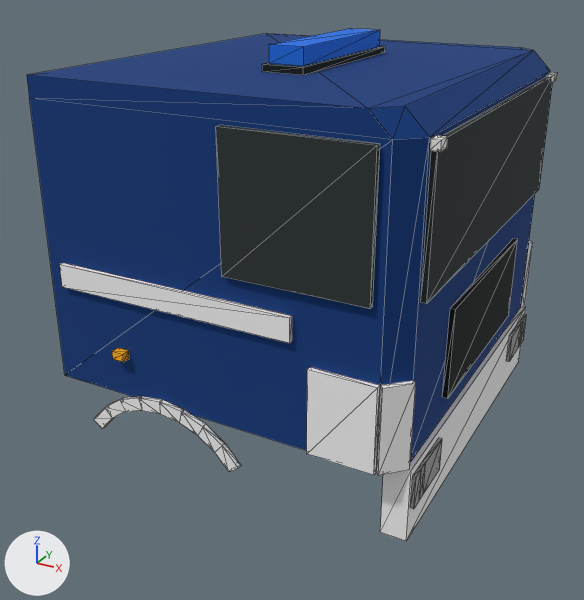
An edit to the glTF model src/render/assets/arocs-1835-ak-cab.glb, drawn before and after from the same camera.
Rendered twice from a 50 mm camera at (6.49, -4.42, 3.53) aimed at (4.17, -0.21, 1.42). Arrows for +X, +Y and +Z are at lower left; the lights stay in place. The older version comes first. Mesh edges are drawn as thin lines. Where no turn or scale is listed for an object, it has been applied to the vertices. Vertices at exactly the same position are counted once.

Before the edit, the objects in view are built like this:
```python
me_cab = bpy.data.meshes.new('cab')
me_cab.from_pydata(...)  # 162 vertices, 344 faces; spans x -0.87..0.87, y -1.0..1.0, z -0.93..0.93
me_cab.materials.append(mat_cab)
me_cab_glass = bpy.data.meshes.new('cab-glass')
me_cab_glass.from_pydata(...)  # a box spanning x 0.48..0.51, y -1.1..1.1, z -0.38..0.38; a box spanning x -0.51..0.3, y -1.28..-1.25, z -0.38..0.38; a box spanning x -0.51..0.3, y 1.25..1.28, z -0.38..0.38
me_cab_glass.materials.append(mat_cab_glass)
me_cab_lens = bpy.data.meshes.new('cab-lens')
me_cab_lens.from_pydata(...)  # 64 vertices, 120 faces; spans x -0.9..0.9, y -1.3..1.3, z -0.96..0.96
me_cab_lens.materials.append(mat_cab_lens)
ob_cab = bpy.data.objects.new('cab', me_cab)
ob_cab.location = (4.265, 0.0, 1.845)
ob_cab.scale = (1.28, 1.28, 1.28)
ob_cab_glass = bpy.data.objects.new('cab-glass', me_cab_glass)
ob_cab_glass.location = (4.87, 0.0, 2.378)
ob_cab_lens = bpy.data.objects.new('cab-lens', me_cab_lens)
ob_cab_lens.location = (4.5, 0.0, 1.81)
```
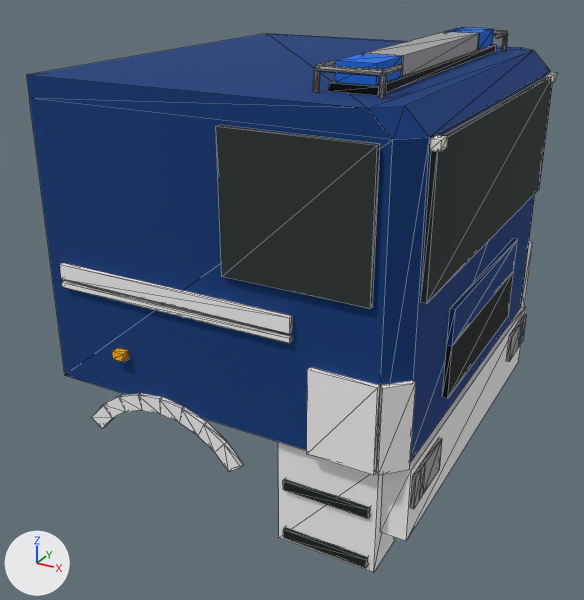
Diff of the bpy script that builds the scene:
```diff
--- a/src/render/assets/arocs-1835-ak-cab.glb.py
+++ b/src/render/assets/arocs-1835-ak-cab.glb.py
@@ me_cab @@
 # used by ob_cab; location = (4.265, 0.0, 1.845); scale = (1.28, 1.28, 1.28)
-me_cab.from_pydata(...)  # 162 vertices, 344 faces; spans x -0.87..0.87, y -1.0..1.0, z -0.93..0.93
+me_cab.from_pydata(...)  # 390 vertices, 768 faces; spans x -0.85..0.85, y -0.98..0.98, z -1.0..1.0
+# me_cab part 1: the loose piece of 42 vertices spanning x -0.87..0.86, y -1.0..1.0, z -0.58..0.82 is scaled about its middle by 0.977, then moved by (0.0, 0.0, 0.09)
+# me_cab part 2: a new loose piece, a box spanning x 0.74..0.85, y -0.88..0.88, z -0.82..-0.48, in mat_cab
+# me_cab part 3: a new loose piece, a box spanning x -0.775..0.37, y -0.977..-0.954, z -0.008..0.015, in mat_cab
+# me_cab part 4: a new loose piece, a box spanning x -0.775..0.37, y -0.977..-0.954, z 0.031..0.099, in mat_cab
+# me_cab part 5: the loose piece of 36 vertices spanning x -0.69..0.12, y -1.0..-0.98, z -0.8..-0.55 is moved by (0.01, 0.02, 0.11)
+# me_cab part 6: a new loose piece, a box spanning x 0.29..0.74, y -0.92..-0.69, z -1.0..-0.48, in mat_cab
+# me_cab part 7: a new loose piece, a box spanning x 0.317..0.706, y -0.939..-0.908, z -0.977..-0.931, in mat_cab
+# me_cab part 8: a new loose piece, a box spanning x 0.317..0.706, y -0.939..-0.908, z -0.725..-0.679, in mat_cab
+# me_cab part 9: a new loose piece, a box spanning x 0.393..0.584, y -0.725..0.725, z 0.893..0.924, in mat_cab
+# me_cab part 10: a new loose piece, a box spanning x 0.408..0.569, y -0.466..0.466, z 0.924..1.0, in mat_cab
+# me_cab part 11: a new loose piece, a box spanning x 0.408..0.569, y -0.71..-0.481, z 0.924..1.0, in mat_cab
+# me_cab part 12: a new loose piece, a box spanning x 0.408..0.569, y 0.481..0.71, z 0.924..1.0, in mat_cab
+# me_cab part 13: the loose piece of 8 vertices spanning x 0.85..0.87, y -0.49..0.49, z -0.47..-0.05 is rebuilt with 12 vertices and now spans x 0.83..0.85, y -0.48..0.48, z -0.37..0.04
+# me_cab part 14: a new loose piece of 68 vertices spanning x 0.35..0.63, y -0.77..-0.61, z 0.89..0.99, in mat_cab
+# me_cab part 15: a new loose piece of 68 vertices spanning x 0.35..0.63, y 0.61..0.77, z 0.89..0.99, in mat_cab
+# me_cab part 16: the loose piece of 8 vertices spanning x -0.05..0.11, y -0.4..0.4, z 0.86..0.93 is deleted
+# me_cab part 17: the loose piece of 8 vertices spanning x -0.07..0.13, y -0.43..0.43, z 0.82..0.86 is deleted
+# me_cab part 18: 8 vertices removed from x 0.75..0.87, y -0.9..0.9, z -0.93..-0.58; 8 vertices added at x 0.58..0.84, y -0.61..0.61, z -0.92..-0.82
+# other edits to the shape of me_cab do not show in these pictures
 me_cab.materials.append(mat_cab)
@@ ob_cab @@
 ob_cab = bpy.data.objects.new('cab', me_cab)
-ob_cab.location = (4.265, 0.0, 1.845)
-ob_cab.scale = (1.28, 1.28, 1.28)
+ob_cab.location = (4.265, 0.0, 1.73)
+ob_cab.scale = (1.31, 1.31, 1.31)
```

Location of each change, [x1, y1, x2, y2] in pixels of the pictures (584 x 600 px; the box of a moved part takes in the faces that stretch with it):
'cab', reshaped, moved, rescaled (7% taller): before [27, 29, 550, 541]; after [27, 27, 550, 573]
part 1 of me_cab, moved or reshaped: [57, 35, 519, 475] in both
part 2 of me_cab, added: after [380, 307, 526, 541]
part 3 of me_cab, added: after [62, 281, 292, 343]
part 4 of me_cab, added: after [59, 263, 292, 334]
part 5 of me_cab, moved or reshaped: before [94, 396, 241, 471]; after [92, 393, 244, 471]
part 6 of me_cab, added: after [278, 442, 395, 573]
part 7 of me_cab, added: after [283, 527, 368, 568]
part 8 of me_cab, added: after [283, 479, 370, 519]
part 9 of me_cab, added: after [329, 45, 496, 96]
part 10 of me_cab, added: after [364, 32, 479, 77]
part 11 of me_cab, added (blue): after [335, 53, 402, 86]
part 12 of me_cab, added (blue): after [446, 27, 494, 50]
part 13 of me_cab, rebuilt: before [443, 239, 517, 399]; after [443, 239, 518, 399]
part 14 of me_cab, added: after [313, 60, 403, 99]
part 15 of me_cab, added: after [445, 29, 508, 51]
part 16 of me_cab, deleted (blue): before [269, 29, 380, 66]
part 17 of me_cab, deleted: before [262, 46, 385, 75]
part 18 of me_cab, moved or reshaped (not visible afterwards): before [380, 307, 526, 541]
